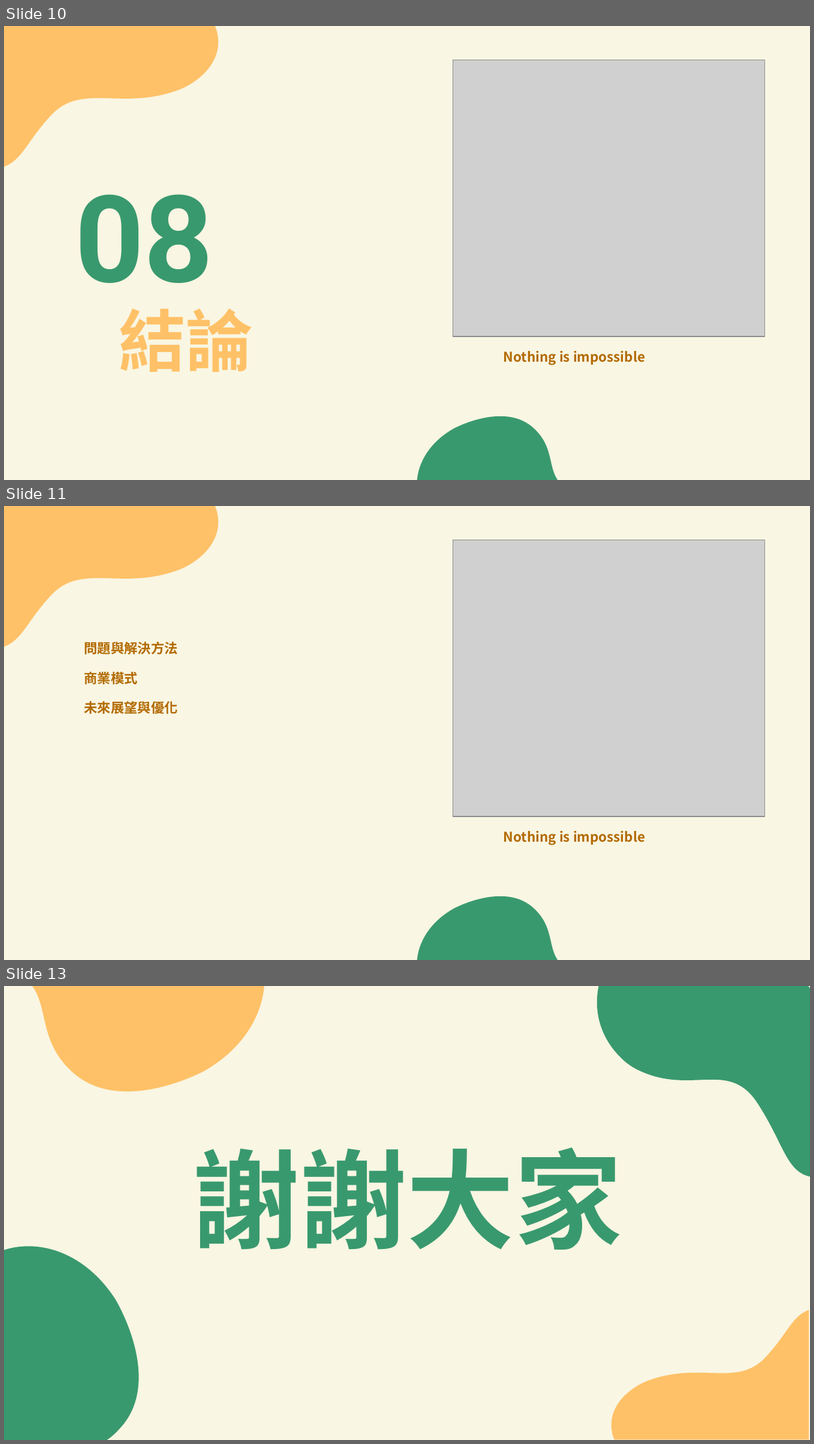
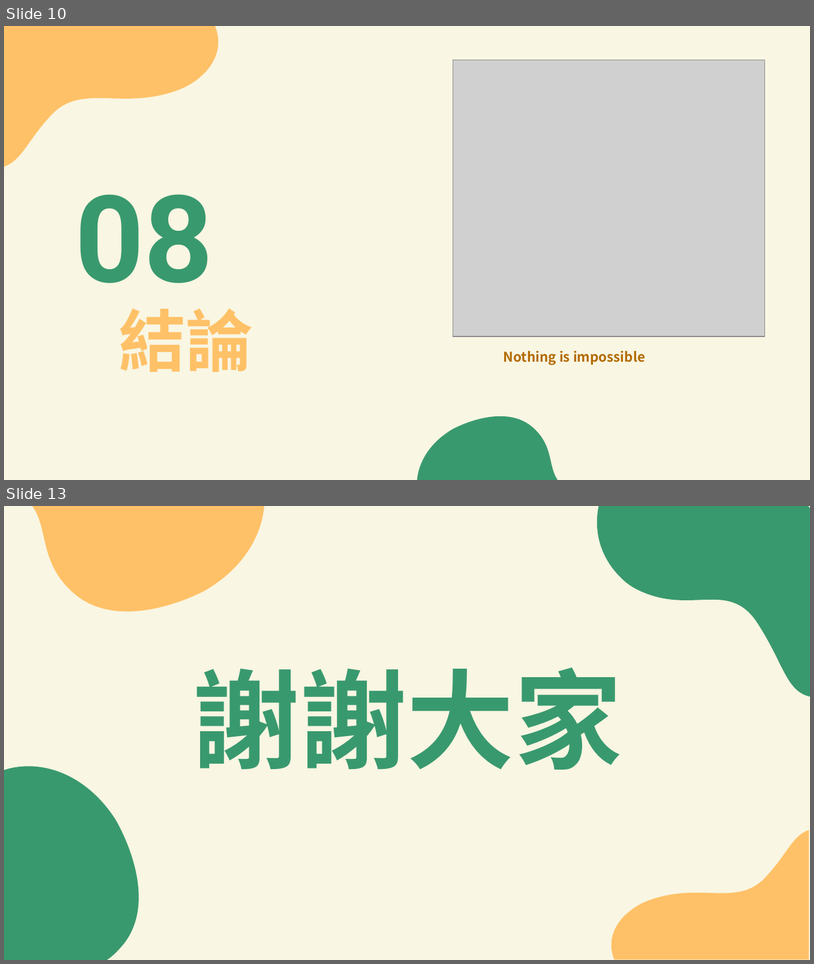
Before and after one commit to Liu-Pei-Hsuan/Team3, a slide deck: 專題簡報/Yi.pptx. Shown one above the other, each under a label of ours: slides 10, 11 and 13 before the commit, slides 10 and 13 after it; the slides between them are not shown. The pictures are 814x1444 and 814x964 pixels, drawn with LibreOffice and Linux fonts; fonts in the diff are those of the drawing; grey boxes stand for pictures. Boxes give left, top, right and bottom in pixels: in the first picture for what was removed or moved away, otherwise in the second. Text is boxed around its words. In the diff, an @@ line names an element or a change of style, - is before the commit and + after.

```diff
--- a/專題簡報/Yi.pptx
+++ b/專題簡報/Yi.pptx
@@ slide 11 removed at (x1=4, y1=506, x2=810, y2=960), background #F9F6E3 @@
@@ freeform shape removed at (x1=4, y1=506, x2=219, y2=646) @@
@@ picture removed at (x1=453, y1=540, x2=765, y2=816) @@
@@ text removed at (x1=84, y1=642, x2=179, y2=714) @@
-問題與解決方法
-商業模式
-未來展望與優化
@@ text removed at (x1=504, y1=831, x2=645, y2=845) @@
-Nothing is impossible
@@ freeform shape removed at (x1=417, y1=896, x2=558, y2=960) @@
```
Also in this commit, not shown: 1 slide changed, 1 slide added, 2 other files.
